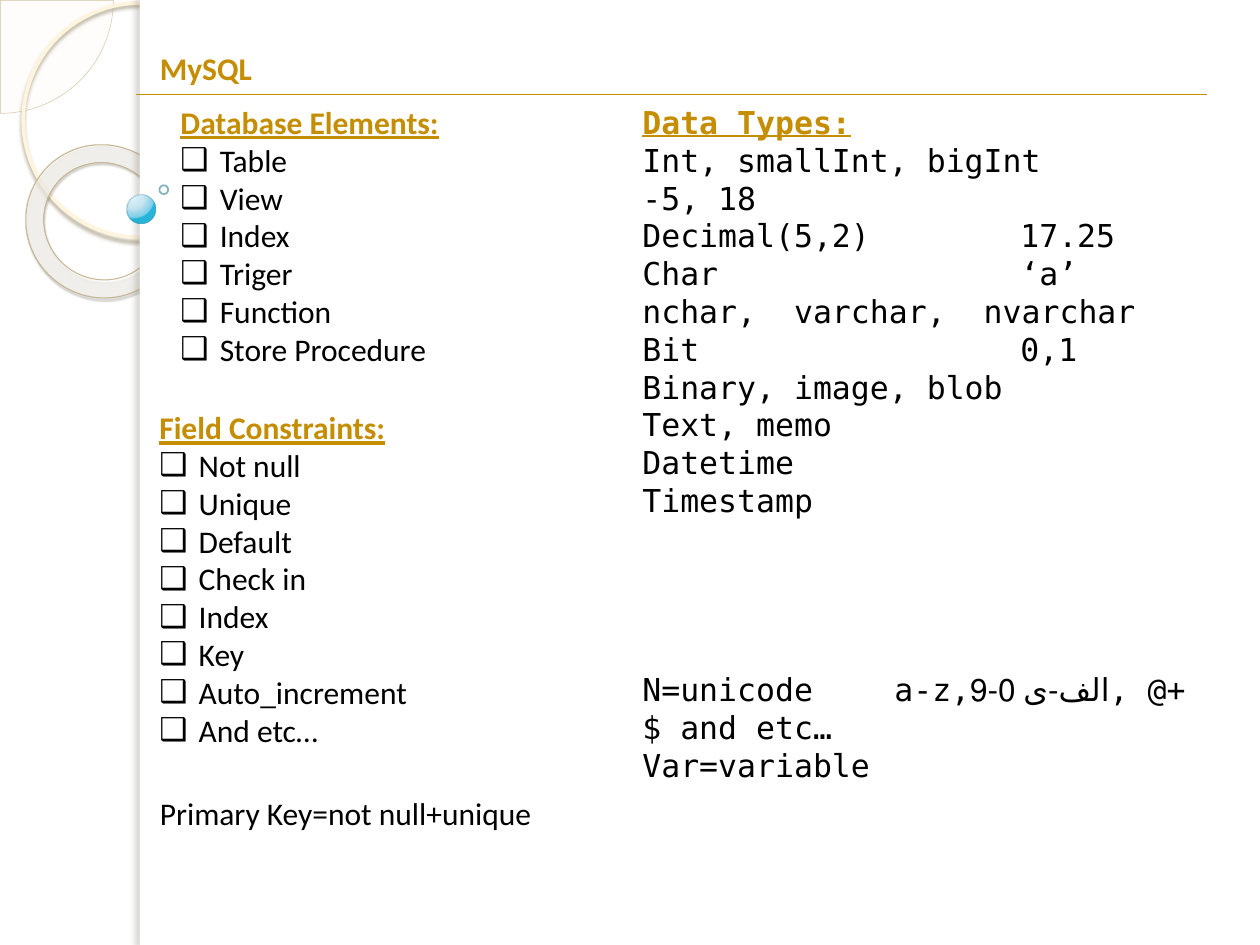
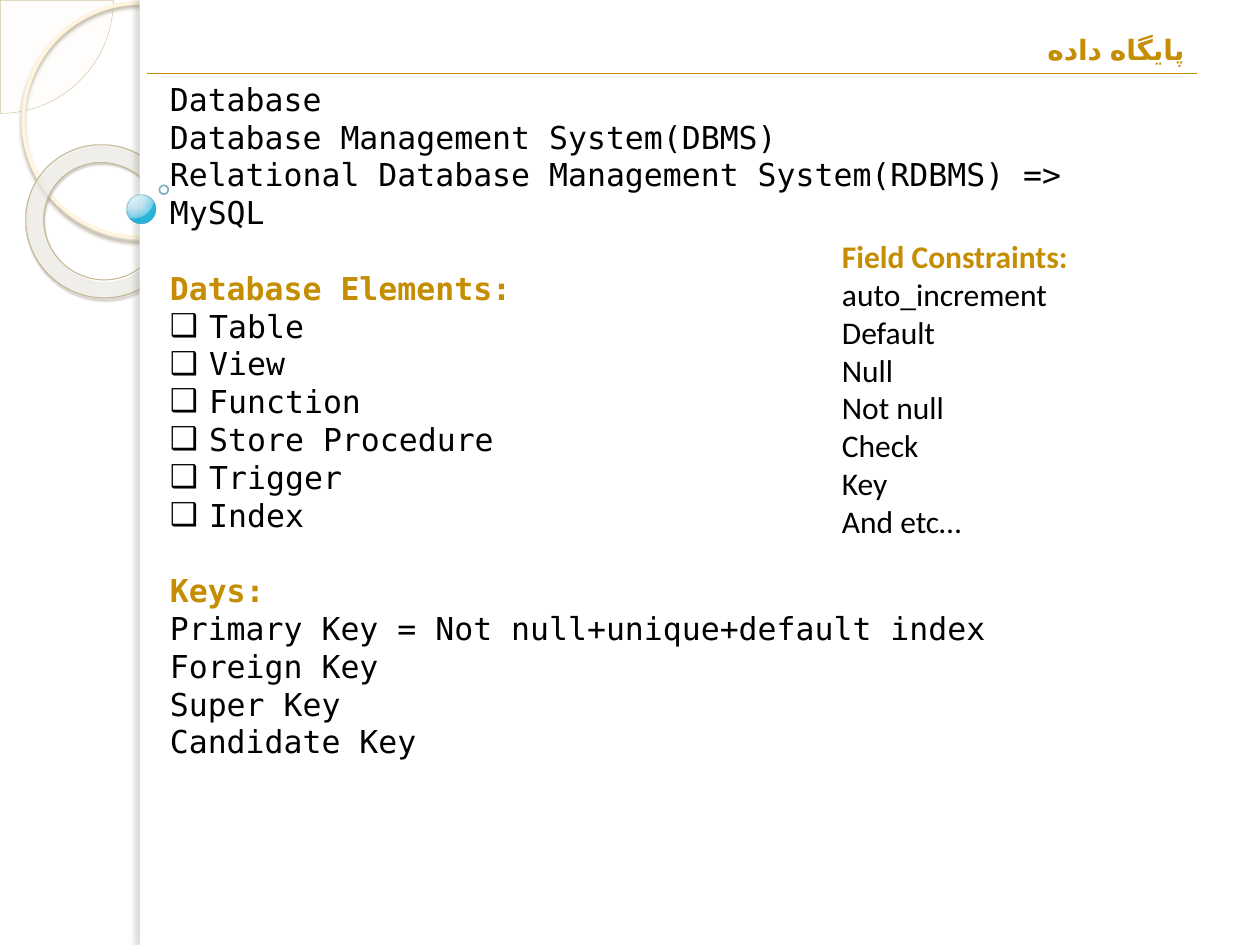
Before and after one commit to mohammadbtc100/courses, a slide deck: slide 4 of Database/DB-lab-2.pptx. Drawn at 1260x945 pixels with LibreOffice and Linux fonts; fonts in the diff are those of the drawing; background and template pictures are left out. Boxes give left, top, right and bottom in pixels: in the first picture for what was removed or moved away, otherwise in the second. Text is boxed around its words. In the diff, an @@ line names an element or a change of style, - is before the commit and + after.

```diff
--- a/Database/DB-lab-2.pptx
+++ b/Database/DB-lab-2.pptx
@@ text removed at box(160, 59, 252, 85) @@
-MySQL
@@ text added at box(1110, 38, 1185, 67), 16 pt, text #C58D01, bold @@
+پایگاه داده
@@ line moved from (136, 94) - (1207, 94) to (147, 73) - (1197, 73) @@
@@ text "Database": place and size @@
-text "Database" at box(180, 112, 439, 362)
+text "Database" at box(170, 87, 1005, 723)
@@ text at box(170, 87, 1005, 231): paragraphs added @@
+Database
+Database Management System(DBMS)
+Relational Database Management System(RDBMS) => MySQL
@@ text at box(220, 225, 293, 291): paragraphs removed @@
-❑ Index
-❑ Triger
@@ text at box(842, 246, 1068, 534): text changed; font DejaVu Sans Mono to Calibri @@
-Data Types:
-Int, smallInt, bigInt -5, 18
-Decimal(5,2) 17.25
-Char ‘a’
-nchar, varchar, nvarchar
-Bit 0,1
-Binary, image, blob
-Text, memo
-Datetime
-Timestamp
-N=unicode a-z,الف-ی 0-9, @+$ and etc…
-Var=variable
+Field Constraints:
+auto_increment
+Default
+Null
+Not null
+Check
+Key
+And etc…
@@ text at box(170, 276, 512, 452): font Calibri to DejaVu Sans Mono in "Database Elements:", "Table", "View", "Function" and 1 more places; underline off in "Database Elements:" @@
@@ text removed at box(159, 417, 407, 743) @@
-Field Constraints:
-❑ Not null
-❑ Unique
-❑ Default
-❑ Check in
-❑ Index
-❑ Key
-❑ Auto_increment
-❑ And etc…
@@ text at box(170, 465, 985, 723): paragraphs added @@
+❑ Trigger
+❑ Index
+Keys:
+Primary Key = Not null+unique+default index
+Foreign Key
+Super Key
+Candidate Key
@@ text removed at box(160, 803, 531, 830) @@
-Primary Key=not null+unique
```
Also in this commit, not shown: 36 slides added, 11 slides removed.
